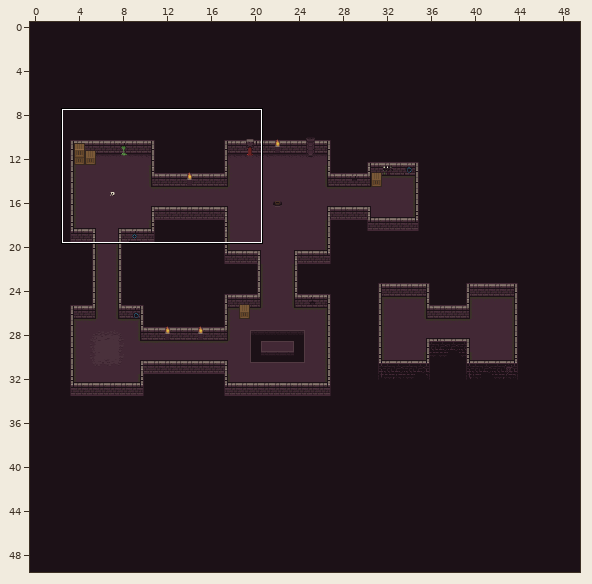
An edit to a level. Tiled map, Super2DGameYo/res/maps/test_map.tmx. Above, an overview of the earlier version with the close-up marked.
Close-up. Earlier state:
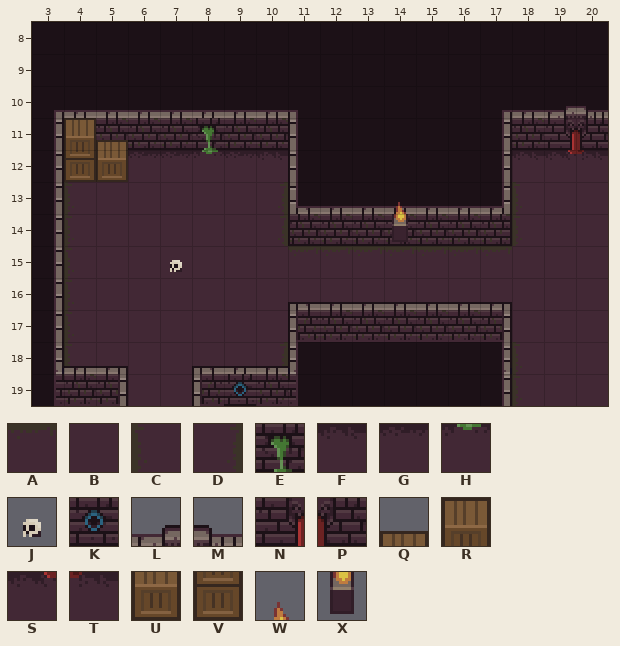
Cells are 16x16 px. Shown: x 3..20, y 8..19. The commit also changed other parts of the map, which this record leaves out.
Key: from "map_tileset": A 98, B 106, C 113, D 115; from "objects_tileset": E 19, F 32, G 34, H 35, J 49, K 53, L 74, M 75, N 94, P 95, Q 101, R 102, S 110, T 111, U 117, V 118, W 152, X 168.
_ is an empty cell, # one hidden under a higher layer.
Layers that did not change in this view are not listed.
Layer "floor" before, first column x 3:
 8 __________________
 9 __________________
10 __________________
11 __________________
12 _##GGHGF_______FST
13 _CBBBBBD_______CBB
14 _CBBBBBD_______CBB
15 _CBBBBBBAAAAAAABBB
16 _CBBBBBBBBBBBBBBBB
17 _CBBBBBB_______BBB
18 _CBBBBBD_______CBB
19 ___BB__________CBB
Layer "objs" before, first column x 3:
 8 __________________
 9 __________________
10 ________________LM
11 _RQ__E__________NP
12 _VU_______________
13 ___________W______
14 ___________X______
15 ____J_____________
16 __________________
17 __________________
18 __________________
19 ______K___________
Now the later version:
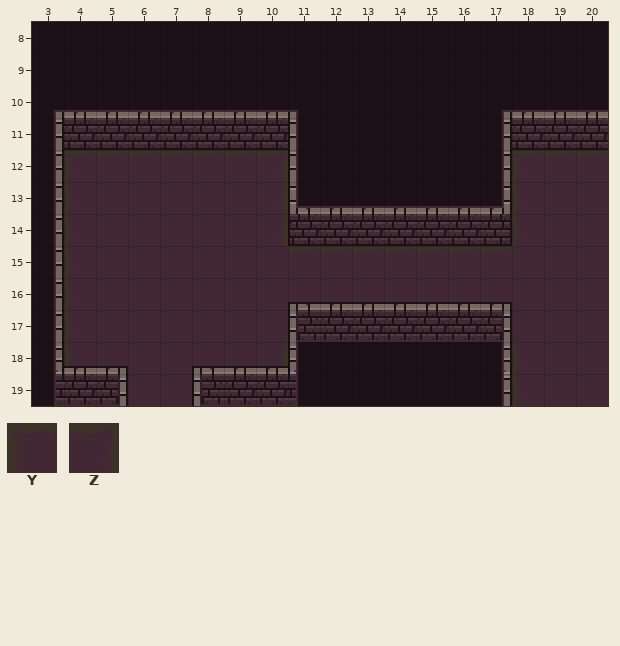
Further tiles: from "map_tileset": Y 97, Z 99.
Changes in this commit:
Layer "floor":
Tile G becomes tile A in row 12 at x 6 to 7 and 9.
Tile H becomes tile A in row 12 at x 8.
Tile S becomes tile A in row 12 at x 19.
Tile T becomes tile A in row 12 at x 20.
Tile F becomes tile Y in row 12 at x 18.
Tile F becomes tile Z in row 12 at x 10.
Layer "objs" (removed):
The author cleared tile E in row 11 at x 8.
The author cleared tile J in row 15 at x 7.
The author cleared tile K in row 19 at x 9.
The author cleared tile L in row 10 at x 19.
The author cleared tile M in row 10 at x 20.
The author cleared tile N in row 11 at x 19.
The author cleared tile P in row 11 at x 20.
The author cleared tile Q in row 11 at x 5.
The author cleared tile R in row 11 at x 4.
The author cleared tile U in row 12 at x 5.
The author cleared tile V in row 12 at x 4.
The author cleared tile W in row 13 at x 14.
The author cleared tile X in row 14 at x 14.
Changed places in both close-ups, as pixel boxes (x1, y1, x2, y2):
changed: (512, 106, 608, 182)
changed: (64, 118, 288, 182)
removed: (392, 202, 408, 242)
removed: (170, 260, 182, 272)
removed: (224, 374, 256, 406)
